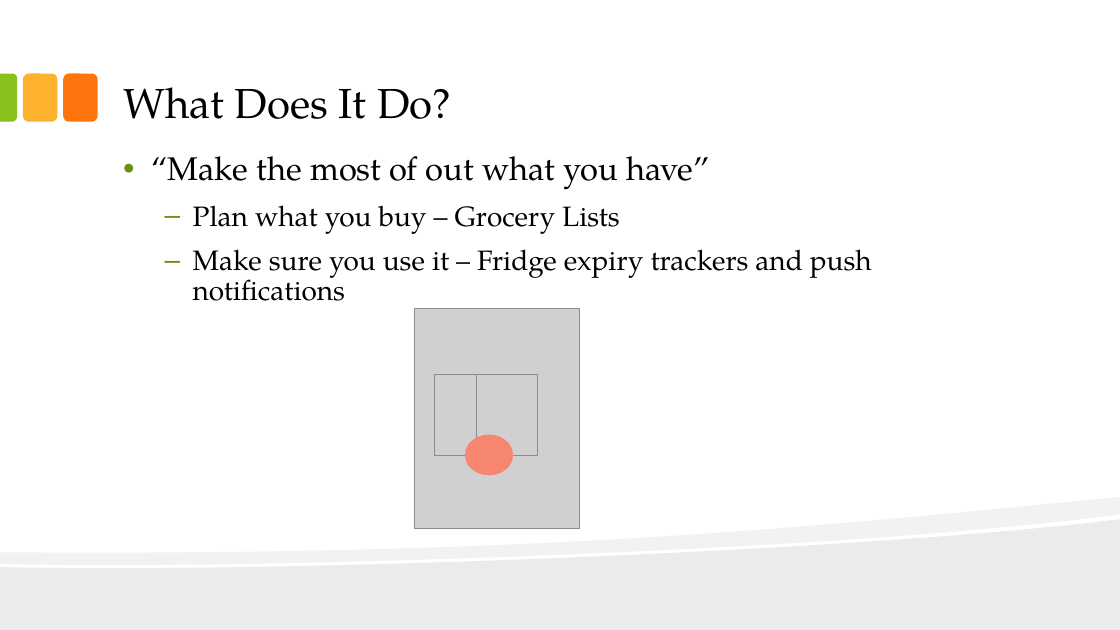
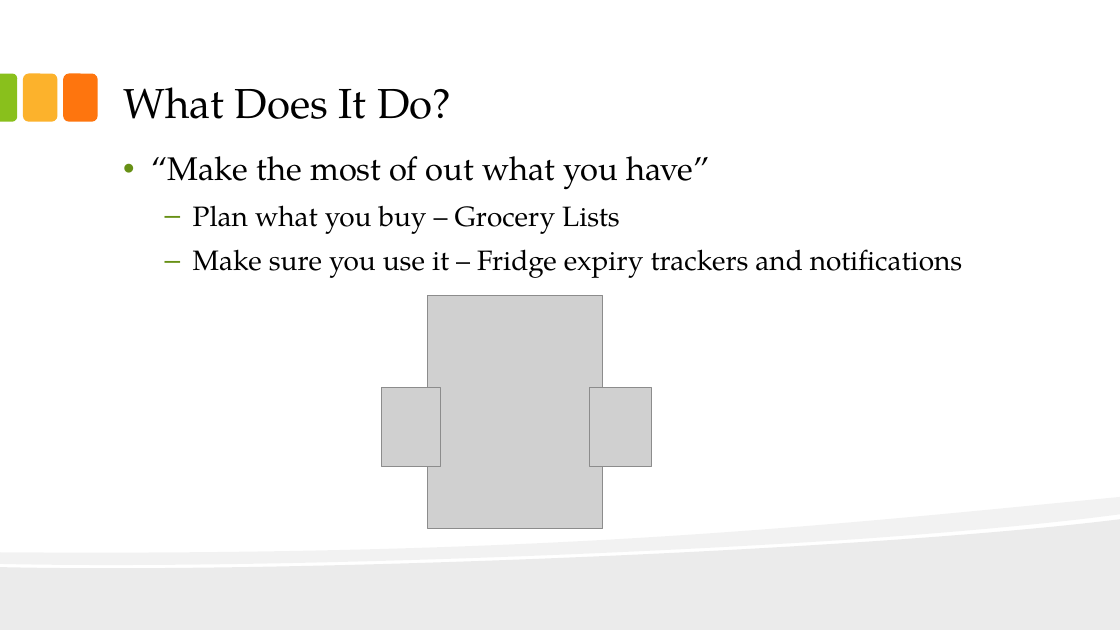
Before and after one commit to pclundaahl/grocerybuddy, a slide deck: slide 2 of Team Docs/Sprint 2 Presentation.pptx. Drawn at 1120x630 pixels with LibreOffice and Linux fonts; fonts in the diff are those of the drawing; grey boxes stand for pictures. Boxes give left, top, right and bottom in pixels: in the first picture for what was removed or moved away, otherwise in the second. Text is boxed around its words. In the diff, an @@ line names an element or a change of style, - is before the commit and + after.

Commit message:
edited ppt

```diff
--- a/Team Docs/Sprint 2 Presentation.pptx
+++ b/Team Docs/Sprint 2 Presentation.pptx
@@ text at (x1=193, y1=249, x2=962, y2=278): text changed @@
-  – Make sure you use it – Fridge expiry trackers and push notifications
+  – Make sure you use it – Fridge expiry trackers and notifications
@@ picture resized from (x1=414, y1=308, x2=580, y2=528) to (x1=428, y1=295, x2=603, y2=528) @@
@@ picture added at (x1=381, y1=388, x2=441, y2=467) @@
@@ picture removed at (x1=434, y1=375, x2=495, y2=455) @@
@@ picture removed at (x1=477, y1=375, x2=538, y2=455) @@
@@ picture added at (x1=590, y1=388, x2=652, y2=467) @@
@@ ellipse removed at (x1=465, y1=435, x2=513, y2=475) @@
```
Also in this commit, not shown: 5 other slides changed, 1 slide added, 1 slide removed.
